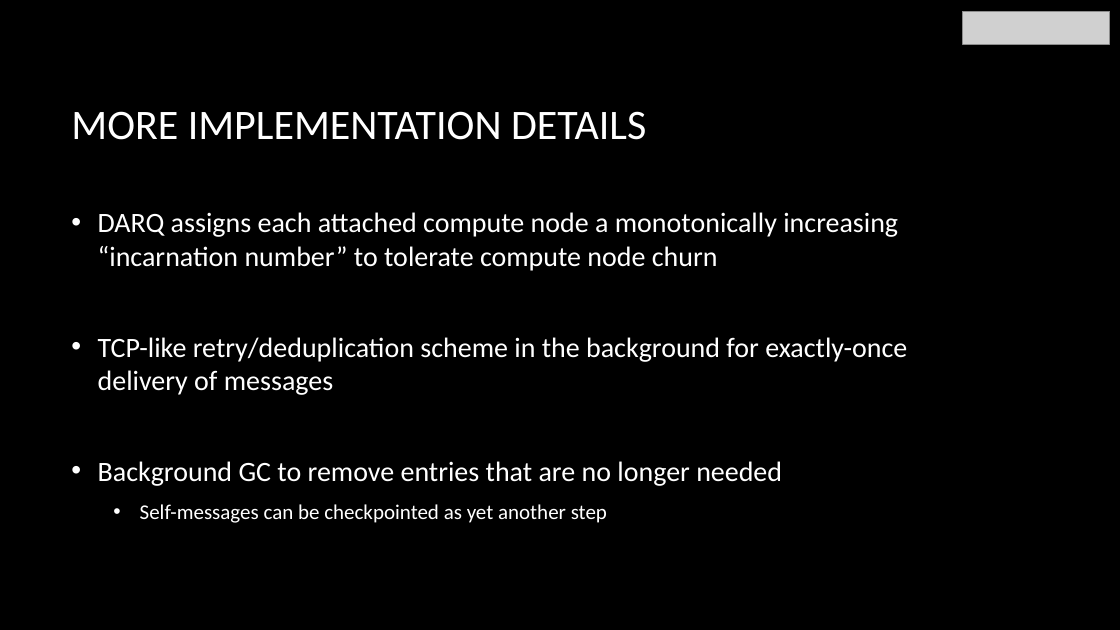
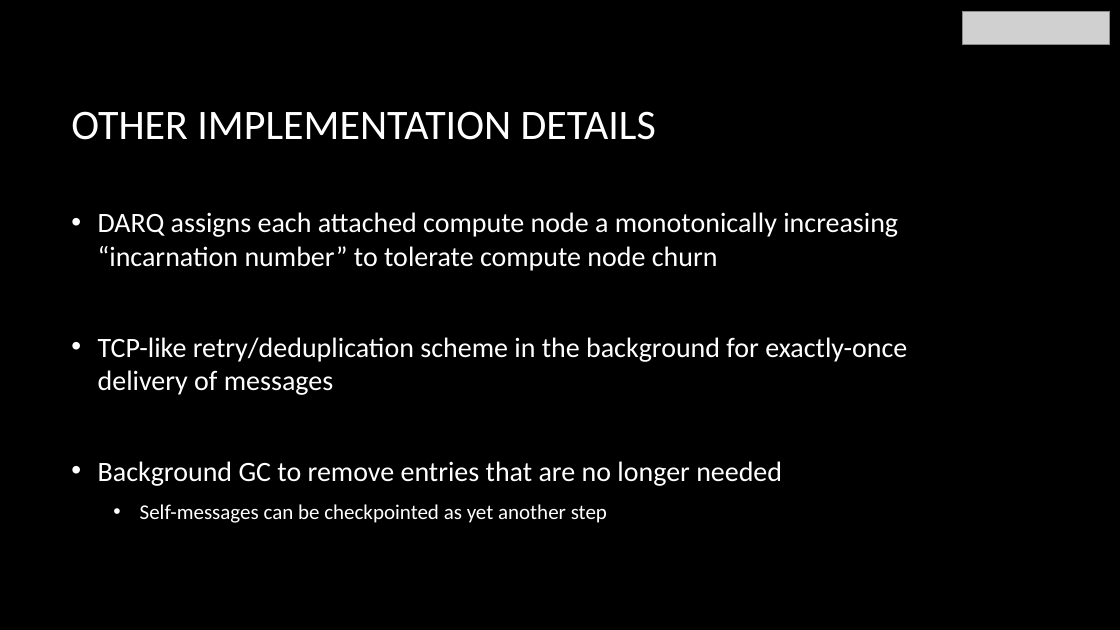
Before and after one commit to tli2/tli2.github.io, a slide deck: slide 31 of assets/DARQ-long-talk.pptx. Drawn at 1120x630 pixels with LibreOffice and Linux fonts; fonts in the diff are those of the drawing; grey boxes stand for pictures; background and template pictures are left out. Boxes give left, top, right and bottom in pixels: in the first picture for what was removed or moved away, otherwise in the second. Text is boxed around its words. In the diff, an @@ line names an element or a change of style, - is before the commit and + after.

```diff
--- a/assets/DARQ-long-talk.pptx
+++ b/assets/DARQ-long-talk.pptx
@@ title at (71,111,656,140): text changed @@
-MORE IMPLEMENTATION DETAILS
+OTHER IMPLEMENTATION DETAILS
```
Also in this commit, not shown: 3 other slides changed.
